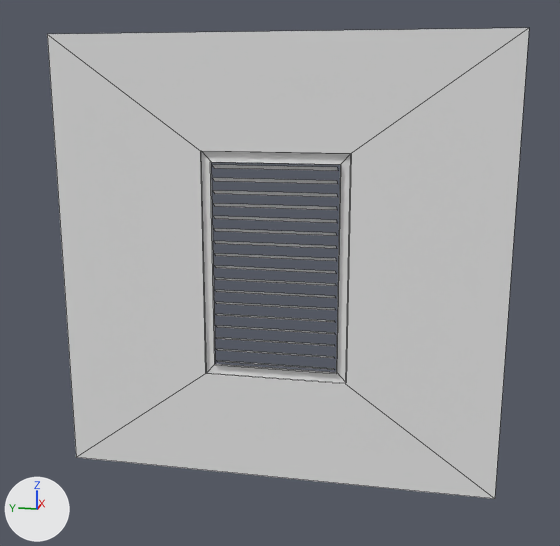
One commit to the OBJ model Assets/graphics_props/Props_NonSticky_WallsWindow.obj: the scene before it, then after it.
The view is the same before and after, from a 50 mm lens placed at (-8.77, 0.88, 4.86), pointed at (-0.2, 2.59, 2.72). Every picture has the same lights, and +X, +Y and +Z are marked at lower left. Mesh edges are drawn as thin lines. Where no turn or scale is listed for an object, it has been applied to the vertices. Vertices at the same position are counted once.

Objects in the first picture: 'Props_NonSticky_WallsWindow'.
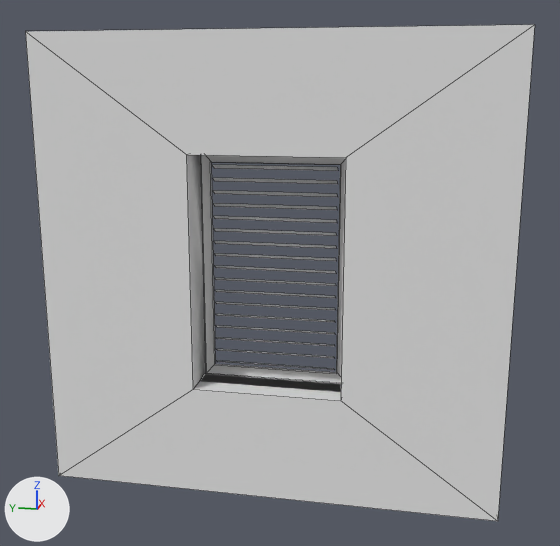
Commit message: Fixed wall

Pixel boxes (x1, y1, x2, y2) of what changed, in the pictures (560 x 546 px):
```json
{"object": "Props_NonSticky_WallsWindow", "change": "reshaped", "before": [47, 28, 529, 499], "after": [25, 25, 535, 521]}
{"part": 1, "of": "me_props_nonsticky_wallswindow", "change": "added", "after": [25, 25, 535, 521]}
```

Edits to the scene script, one JSON object a line:
```json
{"block": "me_props_nonsticky_wallswindow", "where": "me_props_nonsticky_wallswindow.from_pydata(...)  # 88 vertices, 33 faces; spans x -0.04..0.05, y 0.0..5.4, z 0.01..5.41"}
{"block": "me_props_nonsticky_wallswindow", "where": "# used by ob_props_nonsticky_wallswindow; location = (0.0, 0.0, 0.0)"}
{"block": "me_props_nonsticky_wallswindow", "where": "# verts and faces of me_props_nonsticky_wallswindow; kept vertices keep their numbers, new ones are numbered from 88"}
{"block": "me_props_nonsticky_wallswindow", "where": "# before: 0 (0.0, 0.0, 5.41) at pixel (529, 27), 1 (0.0, 0.0, 0.01) at pixel (494, 498), 2 (0.0, 5.4, 5.41) at pixel (47, 34), 3 (0.0, 5.4, 0.01) at pixel (76, 457), 4 (0.0, 1.82, 1.33) at pixel (345, 384)"}
{"block": "me_props_nonsticky_wallswindow", "where": "# before: 5 (0.0, 3.58, 4.09) at pixel (200, 150), 6 (0.0, 1.82, 4.09) at pixel (350, 153), 7 (0.0, 3.58, 1.33) at pixel (205, 373)"}
{"block": "me_props_nonsticky_wallswindow", "change": "me_props_nonsticky_wallswindow part 1"}
{"op": "add", "block": "me_props_nonsticky_wallswindow", "code": "for new, old in zip([*range(88, 96)], [*range(0, 8)]): verts[new] = verts[old] + (-0.5, 0.0, 0.0)"}
{"op": "add", "block": "me_props_nonsticky_wallswindow", "code": "faces += [(5, 93, 95, 7), (5, 6, 94, 93), (4, 92, 94, 6), (4, 7, 95, 92), (0, 88, 89, 1), (0, 2, 90, 88)]"}
{"op": "add", "block": "me_props_nonsticky_wallswindow", "code": "faces += [(1, 89, 91, 3), (2, 3, 91, 90), (88, 94, 92, 89), (89, 92, 95, 91), (88, 90, 93, 94), (90, 91, 95, 93)]"}
```
